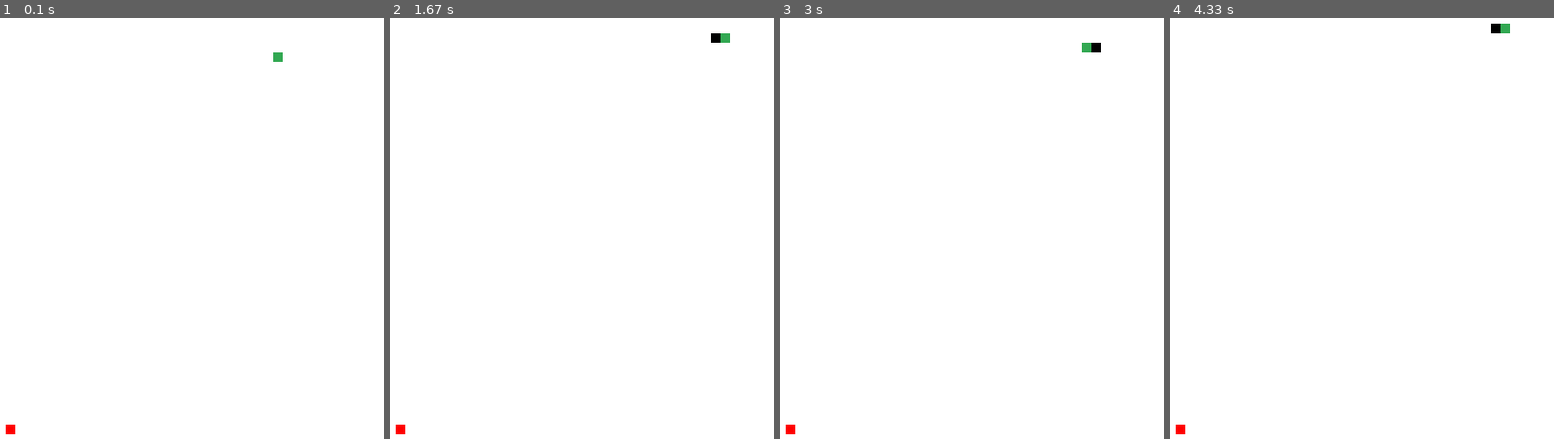
Above: before the commit, frames 1-4 (left to right).
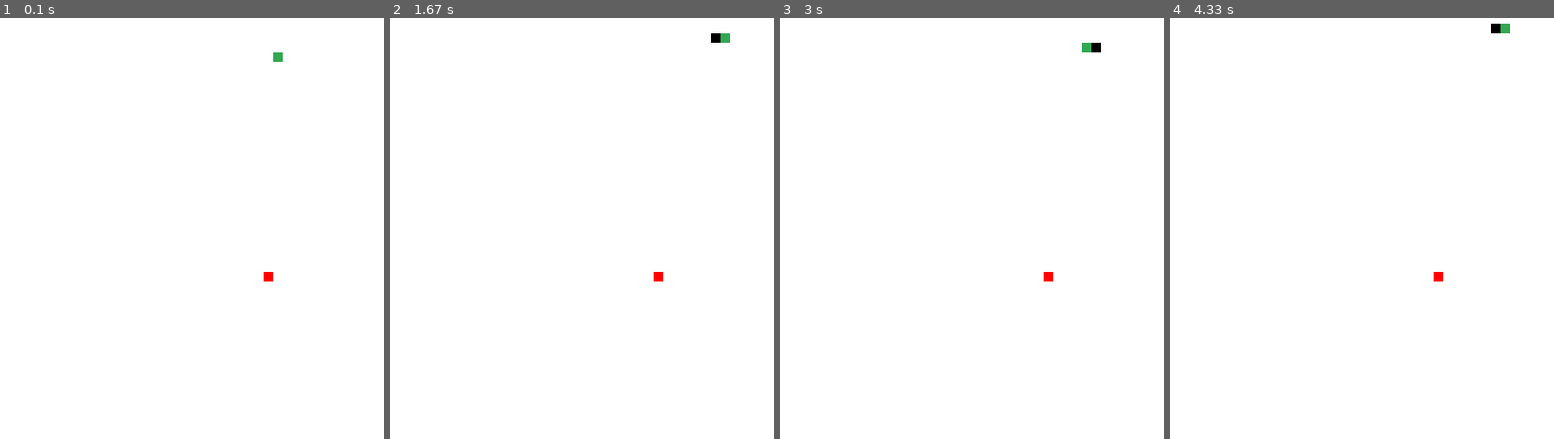
Above: after the commit, the same moments.

Repository: mcastre1/pygame
Game: pygame game, started from snake_game/main.py
Two runs of this game, one before a commit and one after it. Both use one fixed random seed, a clock stepped at 60 frames per second and the inputs below.
Inputs:
- Up to frame 1 (0.1 s): no input
- Up to frame 2 (1.67 s): hold Right 0.33-0.8 s; hold Up 0.83-1.3 s; hold Right from 1.33 s (still down)
- Up to frame 3 (3 s): release Right at 1.8 s; hold Left 1.83-2.37 s; hold Down 2.4-2.7 s; hold Left from 2.73 s (still down)
- Up to frame 4 (4.33 s): release Left at 3.13 s; hold Up 3.17-3.53 s; hold Right 3.57-4.2 s; hold Down from 4.23 s (still down)

The runs differ from the first frame. In frame 1, 0.1% of the frame differs, in the area x 1-72%, y 60-99%; in frame 2, 0.1%; in frame 3, 0.1%; in frame 4, 0.1%.

Commit message:
Ensuring apple doesnt spawn on the edge.

Diff:
--- a/snake_game/main.py
+++ b/snake_game/main.py
@@ -47,8 +47,10 @@
     global pickup_group, timer_speed
     height_indeces = SCREEN_HEIGHT/SIZE
     width_indeces = SCREEN_WIDTH/SIZE
+    # This will ensure apple spawns one index before each of the edges
+    apple = Apple(random.randint(1, width_indeces - 1)*SIZE, random.randint(1, height_indeces - 1)*SIZE)
 
-    pickup_group.add(Apple(random.randint(0, width_indeces)*SIZE, random.randint(0, height_indeces)*SIZE))
+    pickup_group.add(apple)
     timer_speed -= 1
     pygame.time.set_timer(update_head, timer_speed)
 
